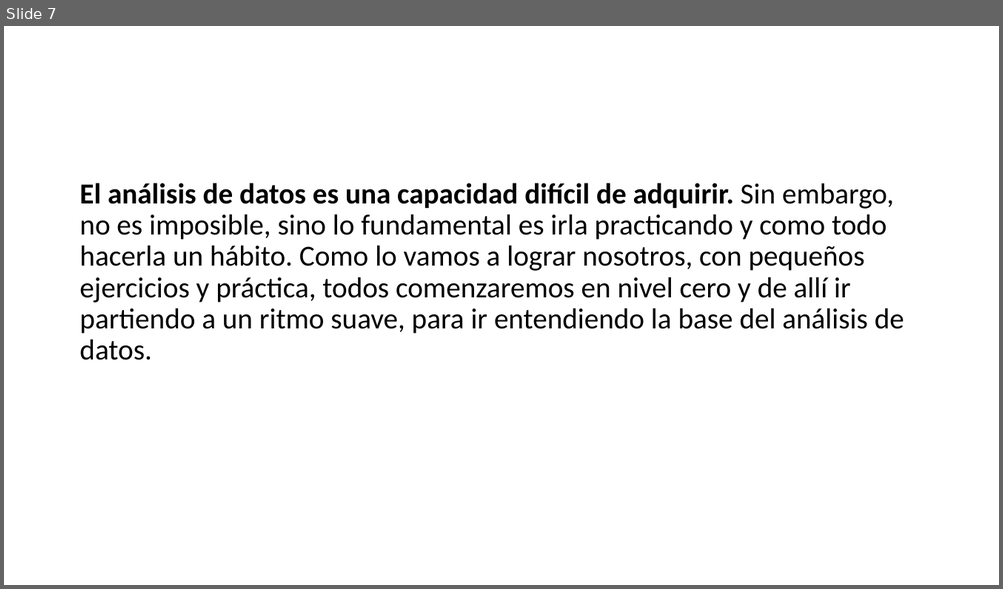
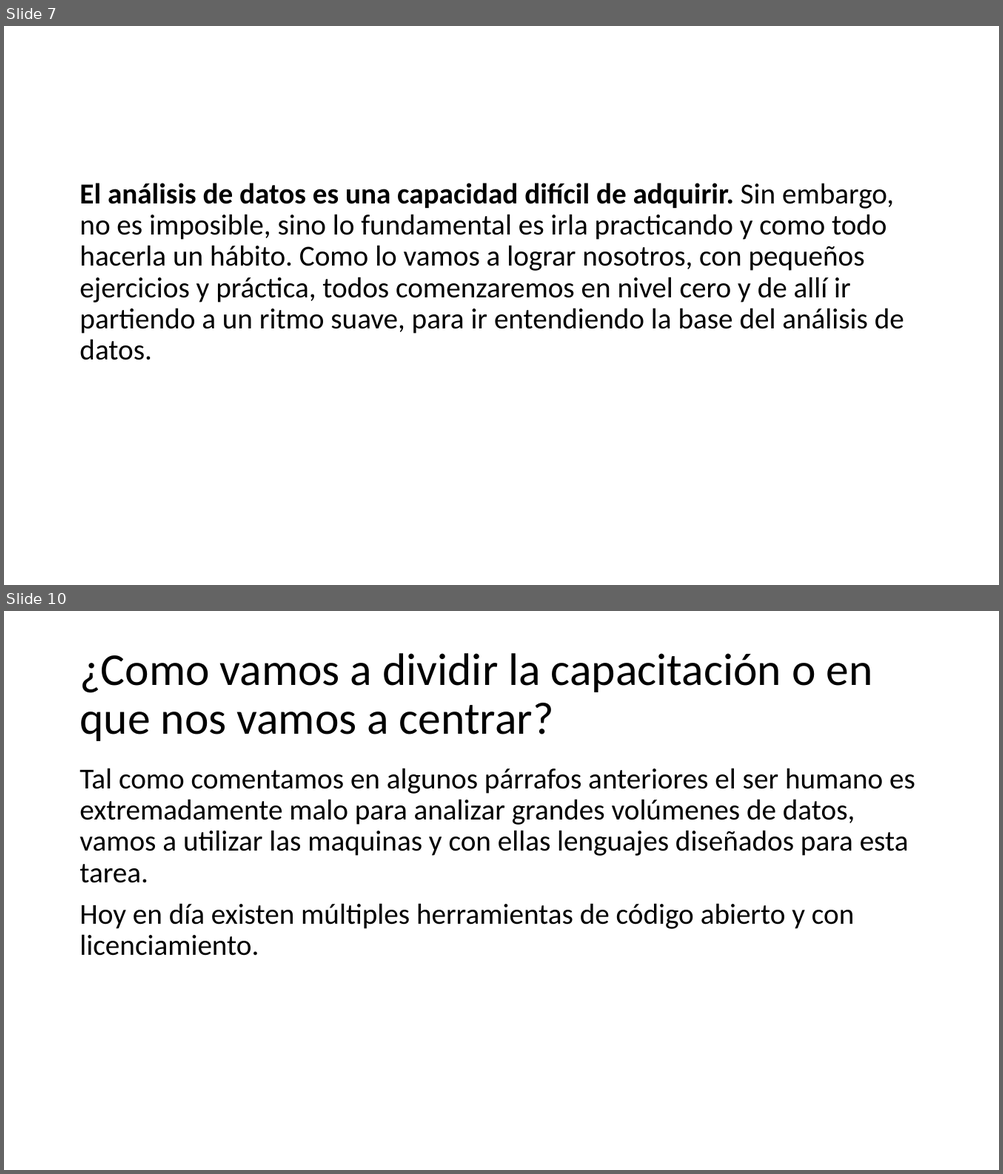
Before and after one commit to wparedesgt/RBasico, a slide deck: presentaciones/S01-New/00_Inicio.pptx. Shown one above the other, each under a label of ours: slide 7 before the commit, slides 7 and 10 after it; the slides between them are not shown. The pictures are 1003x589 and 1003x1174 pixels, drawn with LibreOffice and Linux fonts; fonts in the diff are those of the drawing; background and template pictures are left out. Boxes give left, top, right and bottom in pixels: in the first picture for what was removed or moved away, otherwise in the second. Text is boxed around its words. In the diff, an @@ line names an element or a change of style, - is before the commit and + after.

```diff
--- a/presentaciones/S01-New/00_Inicio.pptx
+++ b/presentaciones/S01-New/00_Inicio.pptx
@@ slide 10 added at [4,611,999,1170], background picture (left out) @@
@@ title added at [79,653,872,741], 44 pt, text #000000 @@
+¿Como vamos a dividir la capacitación o en que nos vamos a centrar?
@@ text added at [79,768,915,956], 28 pt, text #000000 @@
+Tal como comentamos en algunos párrafos anteriores el ser humano es extremadamente malo para analizar grandes volúmenes de datos, vamos a utilizar las maquinas y con ellas lenguajes diseñados para esta tarea.
+Hoy en día existen múltiples herramientas de código abierto y con licenciamiento.
```
Also in this commit, not shown: 10 other slides added, 9 other files.
